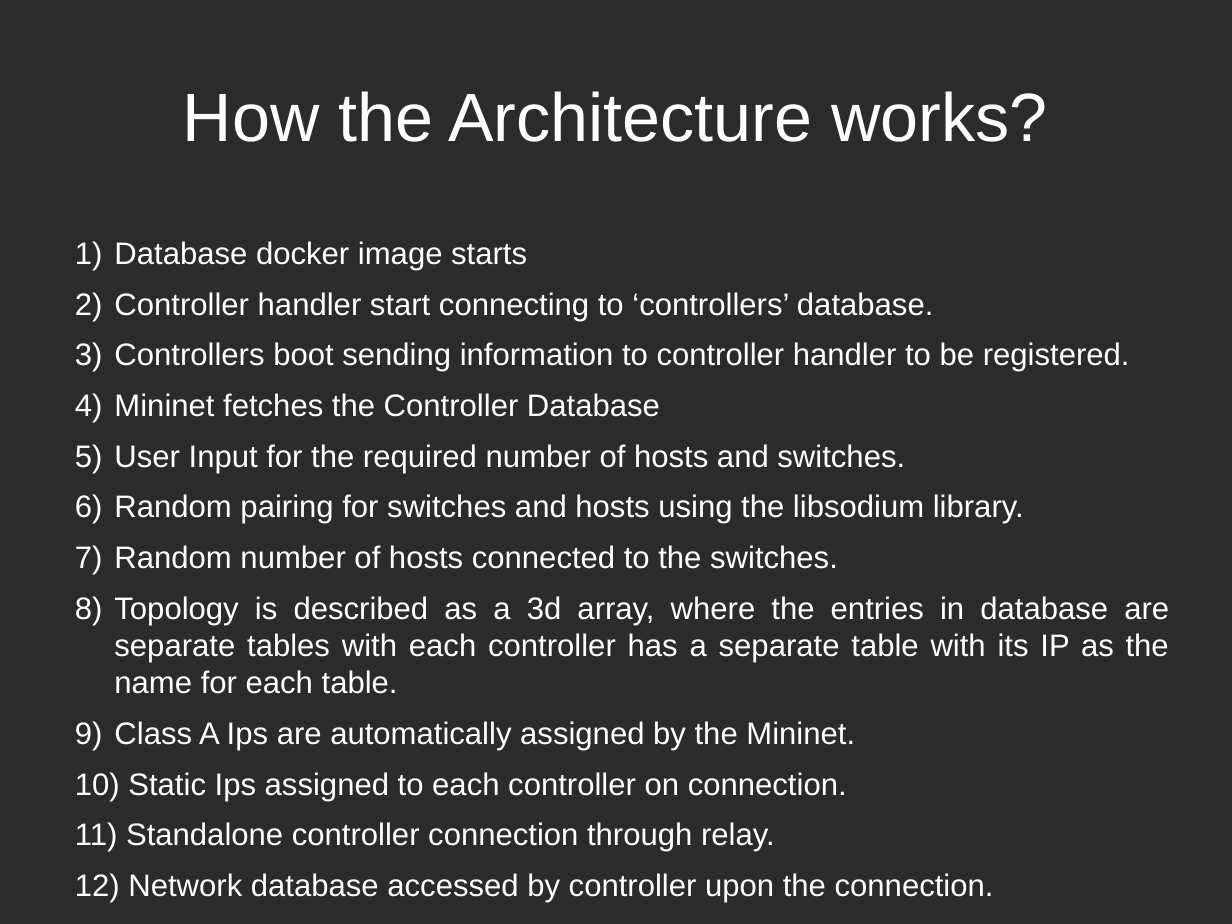
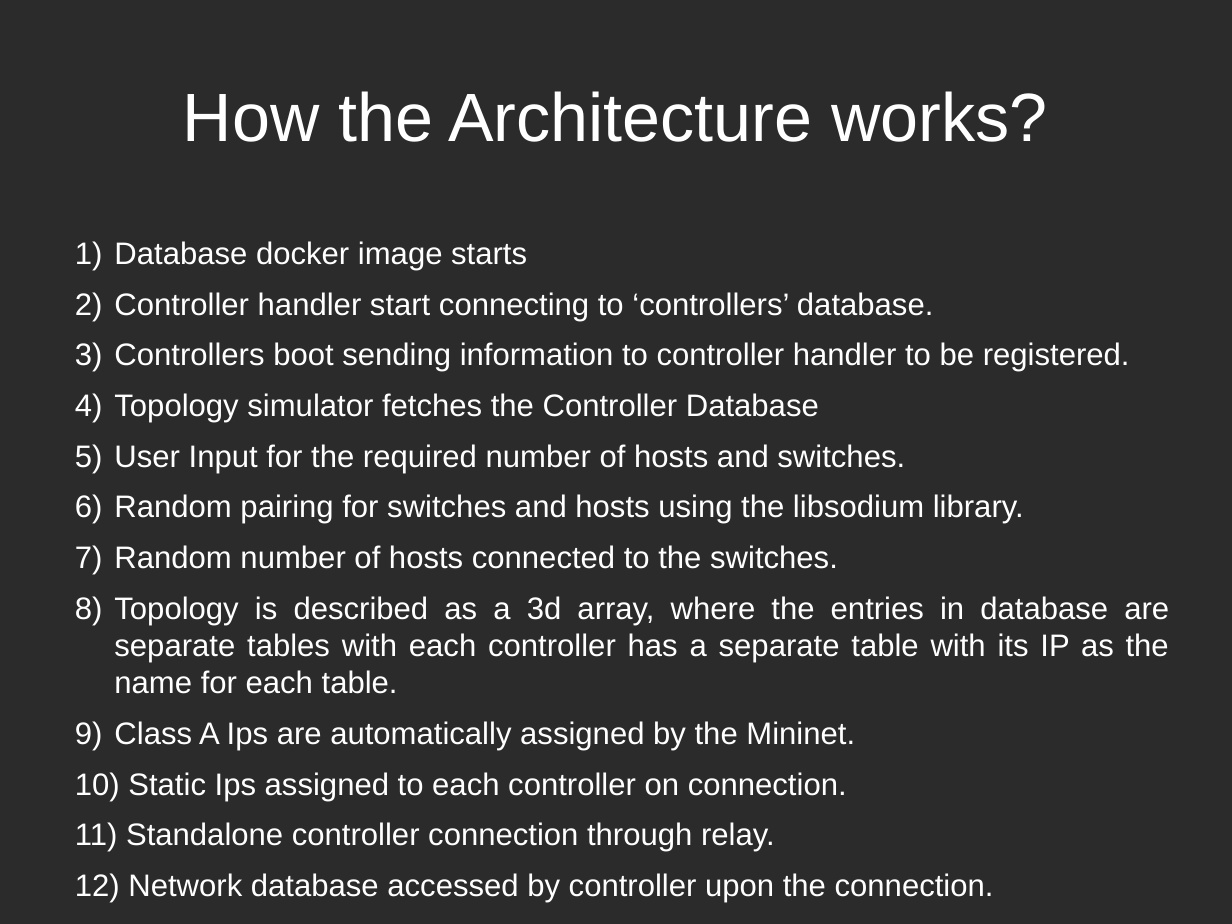
Before and after one commit to r0ck3r008/sdn-proj, a slide deck: slide 12 of reviews/SDN presentation.odp (slide 11 before the commit). Drawn at 1232x924 pixels with LibreOffice and Linux fonts; fonts in the diff are those of the drawing; background and template pictures are left out; a plain dark background stands for a picture behind light text. Boxes give left, top, right and bottom in pixels: in the first picture for what was removed or moved away, otherwise in the second. Text is boxed around its words. In the diff, an @@ line names an element or a change of style, - is before the commit and + after.

```diff
--- a/reviews/SDN presentation.odp
+++ b/reviews/SDN presentation.odp
@@ text at box(114, 393, 819, 422): text changed @@
-4) Mininet fetches the Controller Database
+4) Topology simulator fetches the Controller Database
```
Also in this commit, not shown: 2 slides added, 1 slide removed, 2 other files.
